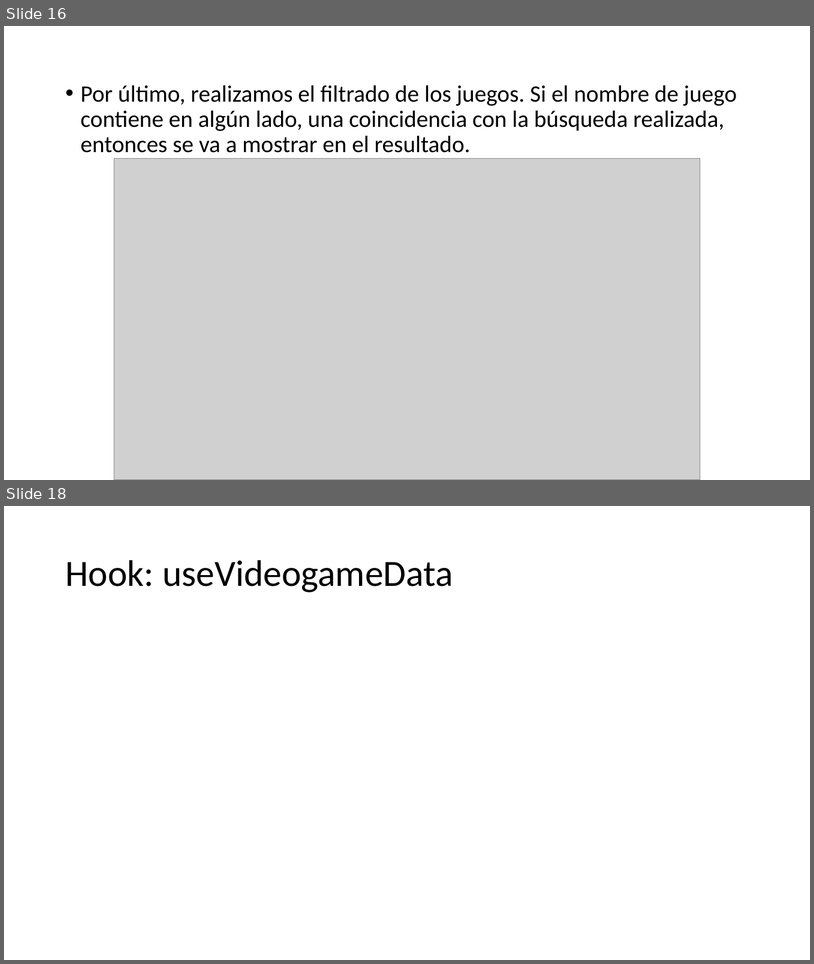
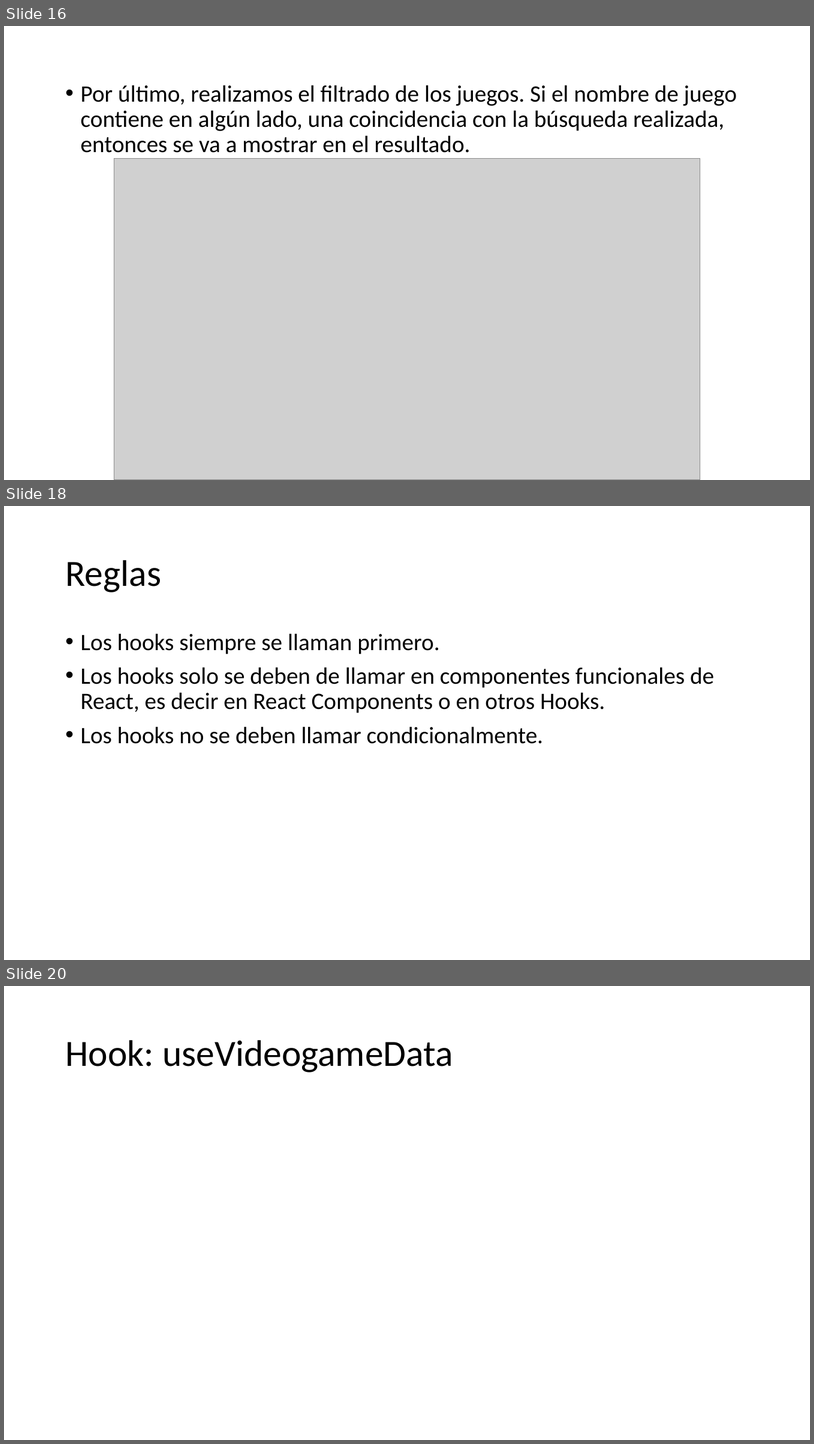
Before and after one commit to Adrigondo/react-course-2023, a slide deck: resources/Clase 4/React - Clase 4.pptx. Shown one above the other, each under a label of ours: slides 16 and 18 before the commit, slides 16, 18 and 20 after it; the slides between them are not shown. The pictures are 814x964 and 814x1444 pixels, drawn with LibreOffice and Linux fonts; fonts in the diff are those of the drawing; grey boxes stand for pictures. Boxes give left, top, right and bottom in pixels: in the first picture for what was removed or moved away, otherwise in the second. Text is boxed around its words. In the diff, an @@ line names an element or a change of style, - is before the commit and + after.

```diff
--- a/resources/Clase 4/React - Clase 4.pptx
+++ b/resources/Clase 4/React - Clase 4.pptx
@@ slide 18 added at (x1=4, y1=506, x2=810, y2=960), background #FFFFFF @@
@@ title added at (x1=65, y1=560, x2=161, y2=592), 44 pt, text #000000 @@
+Reglas
@@ text added at (x1=81, y1=633, x2=714, y2=744), 28 pt, text #000000 @@
+• Los hooks siempre se llaman primero.
+• Los hooks solo se deben de llamar en componentes funcionales de React, es decir en React Components o en otros Hooks.
+• Los hooks no se deben llamar condicionalmente.
@@ what was slide 18 is now slide 20 @@
```
Also in this commit, not shown: 2 other slides added, 1 slide removed, 3 other files.
